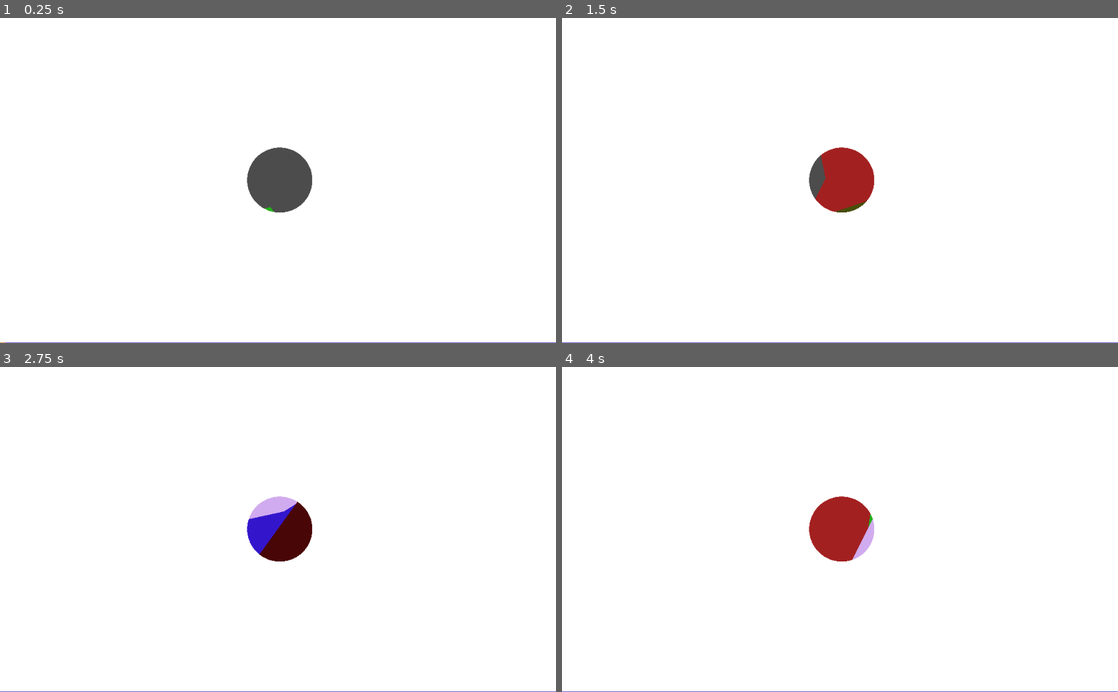
Above: before the commit, frames 1-4 (two rows, left to right).
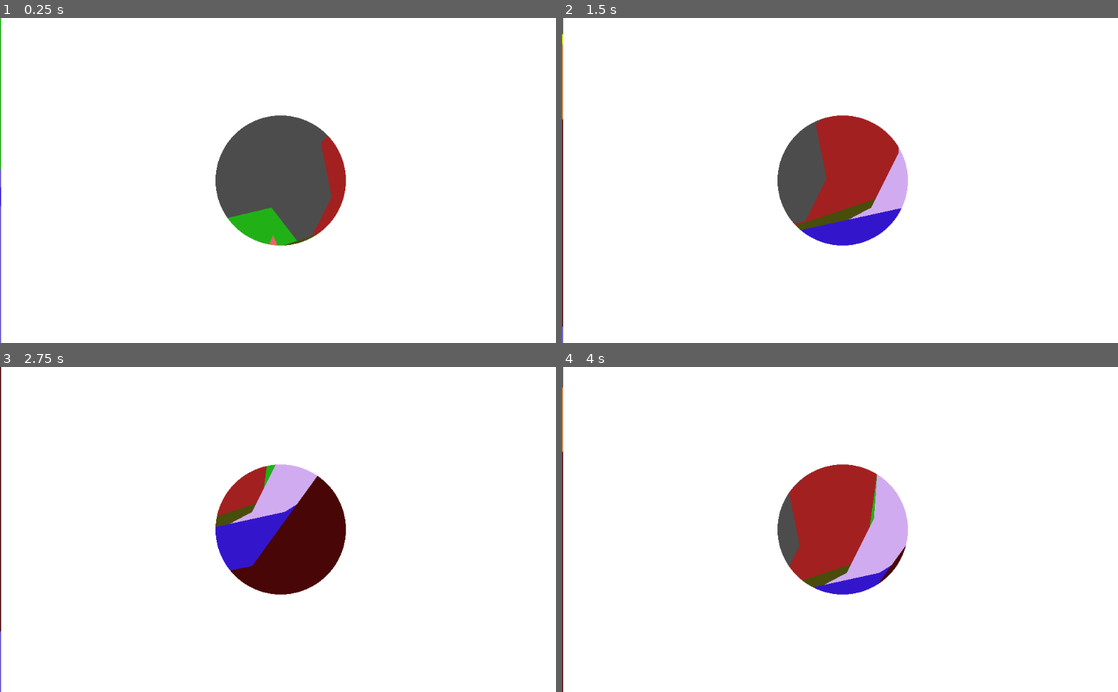
Above: after the commit, the same moments.

Repository: romainringenbach/DeepBlue
Game: Godot game, scene res://WorldEnvironment.tscn
Two runs of this game, one before a commit and one after it. Both use one fixed random seed, a clock stepped at 60 frames per second and the inputs below.
Inputs:
- Up to frame 1 (0.25 s): no input
- Up to frame 2 (1.5 s): tap Enter at 0.5 s; hold Right (ui_right) 0.53-1.28 s; hold Down (ui_down) from 1.28 s (still down)
- Up to frame 3 (2.75 s): release Down (ui_down) at 2.03 s; hold Right (ui_right) from 2.03 s (still down)
- Up to frame 4 (4 s): release Right (ui_right) at 2.78 s; hold Up (ui_up) 2.78-3.53 s; hold Left (ui_left) from 3.53 s (still down)

The runs differ from the first frame. In frame 1, 6.1% of the frame differs, in the area x 0-100%, y 0-100%; in frame 2, 6.1%; in frame 3, 6.1%; in frame 4, 6.1%.

Commit message:
fix centered zoom, need to make foreground agnostic to zoom

Diff:
--- a/exp-parralax-pur-2D/Camera2D.gd
+++ b/exp-parralax-pur-2D/Camera2D.gd
@@ -24,12 +24,13 @@
     if old_zoom == _current_zoom_level:
         return
 
-    var zoom_center = zoom_anchor - get_offset()
-    var ratio = 1-_current_zoom_level/old_zoom
-    #set_offset(get_offset() + zoom_center*ratio)
+    #var zoom_center = zoom_anchor - get_offset()
+    #var ratio = 1-_current_zoom_level/old_zoom
+    #set_offset(get_offset() + _position*ratio)
 
     set_zoom(Vector2(_current_zoom_level, _current_zoom_level))
-    position = _position
+    print ("test ", position , "\n")
+    position = Vector2(1030/2.0,600/2.0)
     emit_signal("zoomed",get_camera_screen_center ( ))
 
 
@@ -38,6 +39,7 @@
 	# Called when the node is added to the scene for the first time.
 	# Initialization here.
 	make_current()
+
 
 func _input(event):
 
--- a/exp-parralax-pur-2D/Polygon2D.gd
+++ b/exp-parralax-pur-2D/Polygon2D.gd
@@ -1,4 +1,5 @@
 extends Polygon2D
+
 signal position_changed(new_position)
 # class member variables go here, for example:
 # var a = 2
@@ -6,6 +7,8 @@
 const MOVE_SPEED = 150
 var _position = Vector2(0,0)
 var _delta = 0
+
+var _size = Vector2(1300,600)
 
 func _ready():
 	pass
@@ -26,4 +29,4 @@
 
 	position = position + velocity*_delta
 	_position = position
-	emit_signal("position_changed",_position);
+	emit_signal("position_changed",_size/2.0);
--- a/exp-parralax-pur-2D/WorldEnvironment.tscn
+++ b/exp-parralax-pur-2D/WorldEnvironment.tscn
@@ -109,7 +109,7 @@
 render_priority = 0
 shader = SubResource( 2 )
 shader_param/size = Vector2( 1030, 600 )
-shader_param/r = 20.0
+shader_param/r = 40.0
 _sections_unfolded = [ "shader_param" ]
 
 [node name="WorldEnvironment" type="WorldEnvironment" index="0"]
@@ -235,6 +235,7 @@
 _sections_unfolded = [ "Z Index" ]
 
 [node name="ParallaxLayer5" type="ParallaxLayer" parent="ParallaxBackground" index="4"]
+editor/display_folded = true
 z_index = 6
 motion_scale = Vector2( 1, 1 )
 motion_offset = Vector2( 0, 0 )
@@ -406,10 +407,10 @@
 invert_border = 100.0
 bones = [  ]
 script = ExtResource( 2 )
-_sections_unfolded = [ "Material", "material", "polygon" ]
+_sections_unfolded = [ "Material", "Transform", "Visibility", "Z Index", "material", "polygon" ]
 
 [node name="Camera2D" type="Camera2D" parent="Polygon2D" index="0"]
-position = Vector2( 511.733, 300.715 )
+position = Vector2( 510, 300 )
 scale = Vector2( 1, 1 )
 z_index = 10
 anchor_mode = 1
